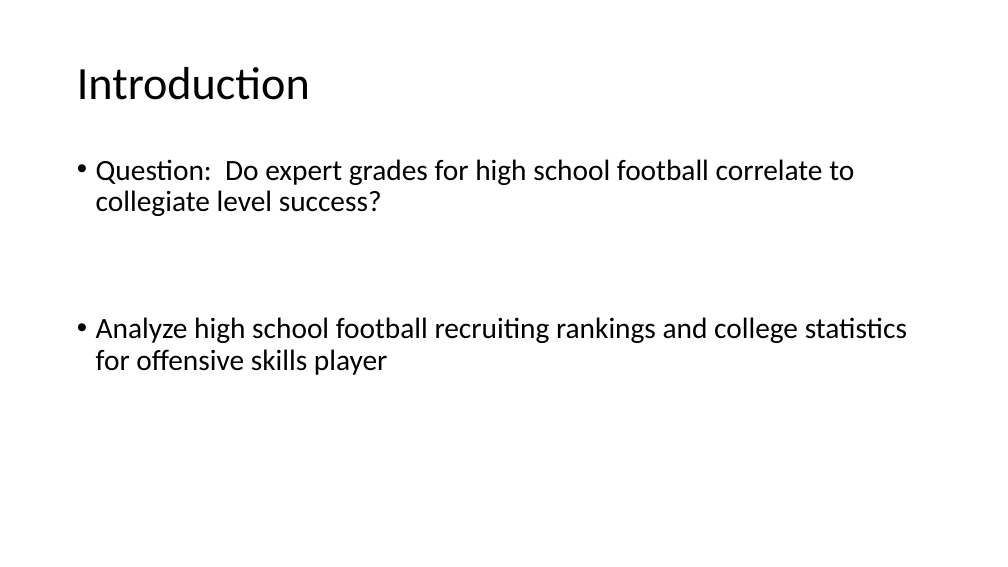
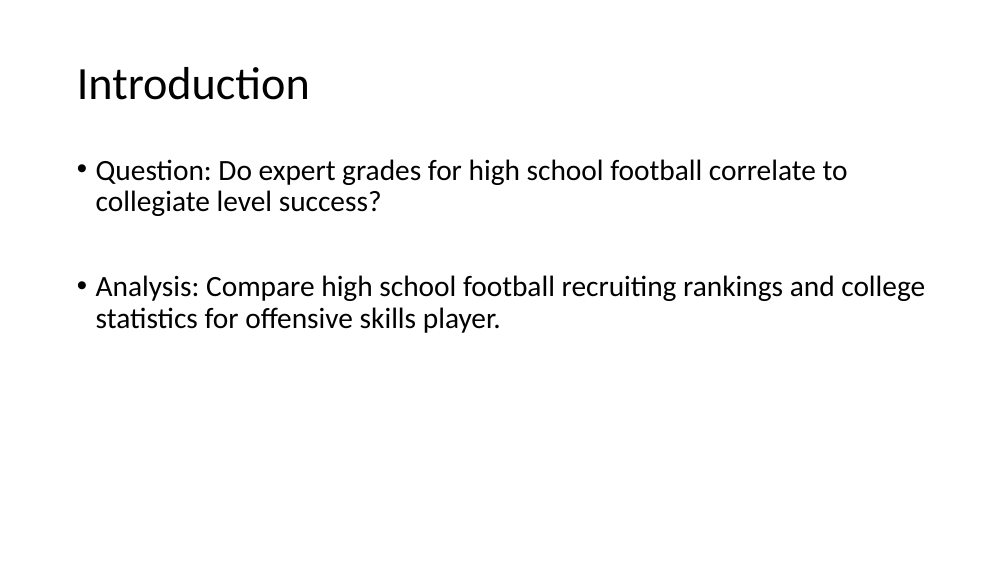
Before and after one commit to dgsorensen/GroupProject, a slide deck: slide 2 of Documentation/Group Presentation.pptx. Drawn at 1008x567 pixels with LibreOffice and Linux fonts; fonts in the diff are those of the drawing. Boxes give left, top, right and bottom in pixels: in the first picture for what was removed or moved away, otherwise in the second. Text is boxed around its words. In the diff, an @@ line names an element or a change of style, - is before the commit and + after.

```diff
--- a/Documentation/Group Presentation.pptx
+++ b/Documentation/Group Presentation.pptx
@@ text at (x1=96, y1=275, x2=925, y2=333): text changed @@
-• Analyze high school football recruiting rankings and college statistics for offensive skills player
+• Analysis: Compare high school football recruiting rankings and college statistics for offensive skills player.
```
Also in this commit, not shown: 2 other slides changed.
